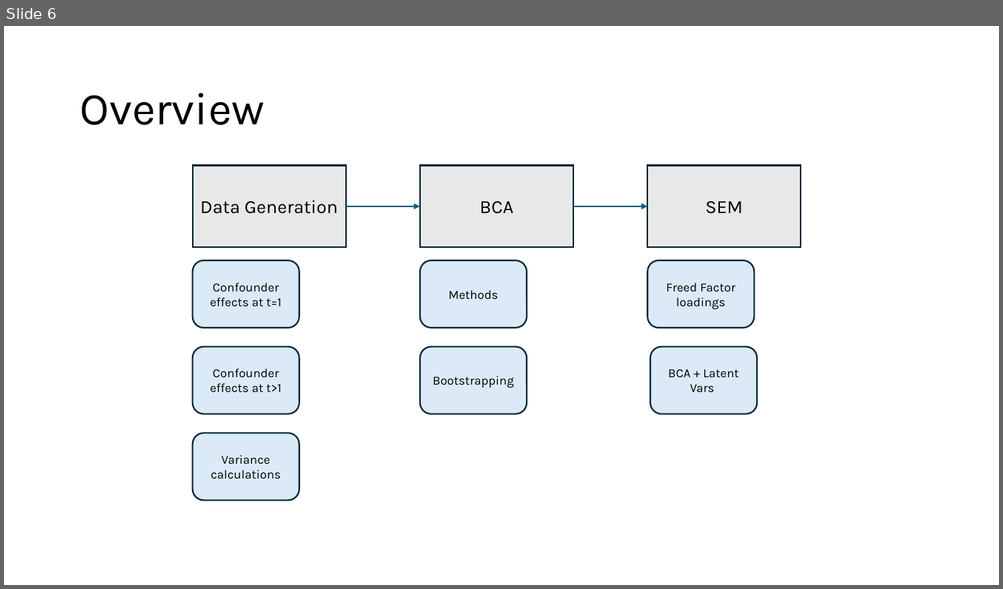
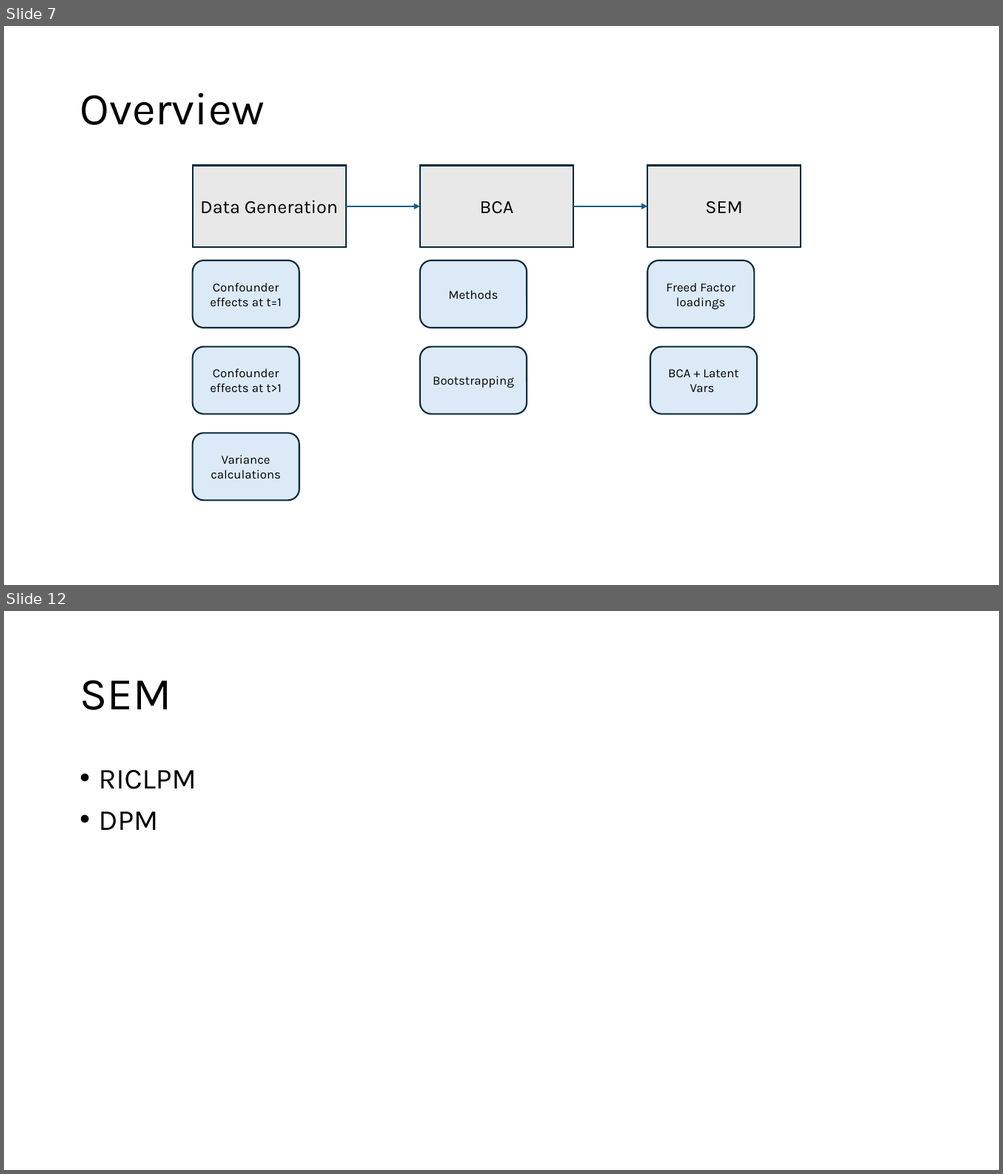
Before and after one commit to EmmaDirk/MachineLearning-BCA, a slide deck: 04_presentations/01_powerpoint/04_Jeroen_Ellen_Axel_17-03-25.pptx. Shown one above the other, each under a label of ours: slide 6 before the commit, slides 7 and 12 after it; the slides between them are not shown. The pictures are 1003x589 and 1003x1174 pixels, drawn with LibreOffice and Linux fonts; fonts in the diff are those of the drawing. Boxes give left, top, right and bottom in pixels: in the first picture for what was removed or moved away, otherwise in the second. Text is boxed around its words. In the diff, an @@ line names an element or a change of style, - is before the commit and + after.

```diff
--- a/04_presentations/01_powerpoint/04_Jeroen_Ellen_Axel_17-03-25.pptx
+++ b/04_presentations/01_powerpoint/04_Jeroen_Ellen_Axel_17-03-25.pptx
@@ slide 12 added at bbox=[4, 611, 999, 1170], background #FFFFFF @@
@@ title added at bbox=[79, 680, 171, 710], 44 pt, text #000000 @@
+SEM
@@ text added at bbox=[99, 770, 196, 830], 28 pt, text #000000 @@
+• RICLPM
+• DPM
@@ what was slide 6 is now slide 7 @@
```
Also in this commit, not shown: 1 slide changed, 9 other slides added, 22 other files.
